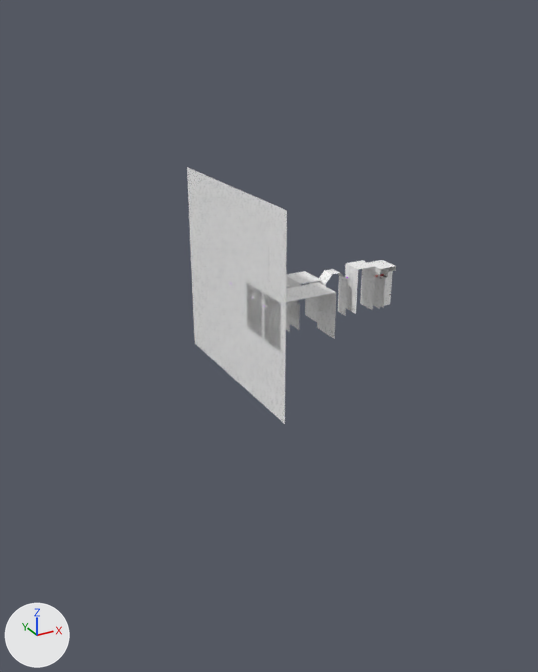
A saved change to the FBX model ChromaShift/Assets/Prefabs/Chunks.fbx.
Both versions are drawn from a 50 mm lens placed at (-833.0, -1519.0, 649.0), pointed at (61.0, 108.0, -164.0). Lighting does not change. The marker at lower left points along +X, +Y and +Z. The picture after the commit comes second. Where no turn or scale is listed for an object, it has been applied to the vertices.

Objects in the first picture: 'Chunk1', 'Chunk2', 'Chunk3', 'Chunk4', 'Chunk5', 'Chunk6', 'Chunk_Wall'.
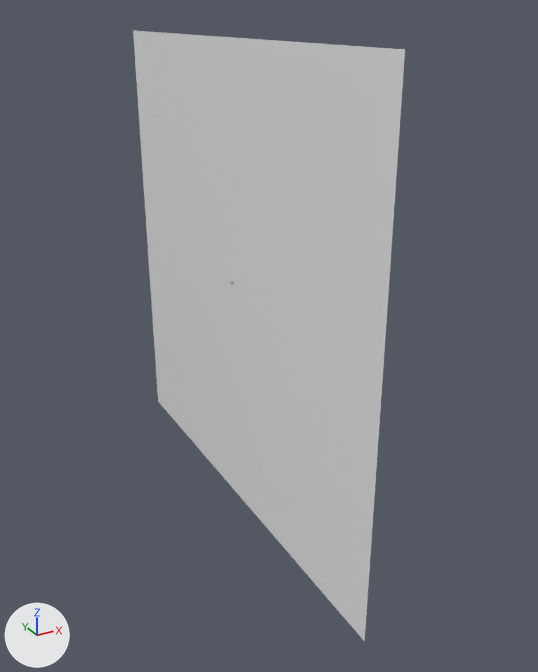
Boxes (x1, y1, x2, y2) around the edits, measured in the pictures (538 x 672 px):
'Chunk_Wall', reshaped (170% wider, 137% taller): before (187, 167, 287, 424); after (133, 31, 405, 641)
'Chunk6', deleted: before (264, 282, 336, 351)
    faces in mat_polishedconcrete_white: (264, 282, 336, 351)
'Chunk4', deleted: before (345, 260, 376, 314)
    faces in mat_polishedconcrete_white: (345, 260, 376, 314)
'Chunk2', deleted: before (286, 271, 323, 330)
'Chunk5', deleted: before (368, 260, 396, 309)
    faces in mat_polishedconcrete_white: (368, 260, 396, 309)
'Chunk1', deleted: before (247, 283, 290, 338)
    faces in mat_polishedconcrete_white: (247, 283, 290, 338)
'Chunk3', deleted: before (319, 269, 347, 316)

The change, as a list of edits to the scene's bpy script:
```text
Add img_polishedconcretetiles18m_roughness_png:
    img_polishedconcretetiles18m_roughness_png = load_image('PolishedConcreteTiles18m_Roughness.png', '../Materials/Textures/PolishedConcreteTiles18m_Roughness.png', 2048, 2048, 'Non-Color')
Add img_polishedconcretetiles18m_normal_png:
    img_polishedconcretetiles18m_normal_png = load_image('PolishedConcreteTiles18m_Normal.png', '../Materials/Textures/PolishedConcreteTiles18m_Normal.png', 2048, 2048, 'Non-Color')
Add img_polishedconcretetiles18m_albedo_png:
    img_polishedconcretetiles18m_albedo_png = load_image('PolishedConcreteTiles18m_albedo.png', '../Materials/Textures/PolishedConcreteTiles18m_albedo.png', 2048, 2048, 'sRGB')
Add mat_plasticwhite:
    mat_plasticwhite = principled_material('PlasticWhite')
    mat_plasticwhite.base_color = (0.8, 0.8, 0.8)  # white #e7e7e7
    mat_plasticwhite.roughness = 0.159
Add mat_polishedconcretetiles_baked:
    mat_polishedconcretetiles_baked = bpy.data.materials.new('PolishedConcreteTiles_Baked')
    # uses the picture img_polishedconcretetiles18m_albedo_png
    # uses the picture img_polishedconcretetiles18m_normal_png
    # uses the picture img_polishedconcretetiles18m_roughness_png
Change me_cube_002:
    used by ob_chunk_wall; location = (-39.0, 118.0, 0.0)
    remove me_cube_002.from_pydata(...)  # 16 vertices, 9 faces; spans x -6.0..0.0, y -272.0..272.0, z -276.0..252.0
    remove me_cube_002.materials.append(mat_polishedconcrete_white)
    remove me_cube_002.materials.append(mat_polishedconcrete_black)
    add me_cube_002.from_pydata(...)  # 16 vertices, 6 faces; spans x -6.0..0.0, y -637.0..637.0, z -650.0..590.0
    me_cube_002 part 1
    4 vertices are removed from x 0.0, y -272.0..272.0, z -276.0..252.0
    7 faces are deleted
    4 vertices in x -6.0..0.0, y -3.0..3.0, z 3.0 move by (0.0, 0.0, 3.0)
    4 vertices are added at (0.0, 637.0, -650.0), (0.0, -637.0, -650.0), (0.0, -637.0, 590.0), (0.0, 637.0, 590.0)
    4 new faces join them, mat_plasticwhite (white #e7e7e7)
    add me_cube_002.materials.append(mat_plasticwhite)  # white #e7e7e7
    add me_cube_002.materials.append(mat_polishedconcretetiles_baked)
Remove ob_chunk2:
    ob_chunk2 = bpy.data.objects.new('Chunk2', me_cube_005)
    ob_chunk2.location = (100.0, 0.0, 0.0)
Remove ob_chunk6:
    ob_chunk6 = bpy.data.objects.new('Chunk6', me_cube_006)
    ob_chunk6.location = (0.0, -90.0, 0.0)
Remove ob_chunk4:
    ob_chunk4 = bpy.data.objects.new('Chunk4', me_cube_001)
    ob_chunk4.location = (270.0, 0.0, 0.0)
Remove ob_chunk1:
    ob_chunk1 = bpy.data.objects.new('Chunk1', me_cube_004)
    ob_chunk1.location = (0.0, 0.0, 0.0)
Remove ob_chunk3:
    ob_chunk3 = bpy.data.objects.new('Chunk3', me_cube_003)
    ob_chunk3.location = (190.0, 0.0, 0.0)
Remove ob_chunk5:
    ob_chunk5 = bpy.data.objects.new('Chunk5', me_cube_009)
    ob_chunk5.location = (340.0, 0.0, 0.0)
```
